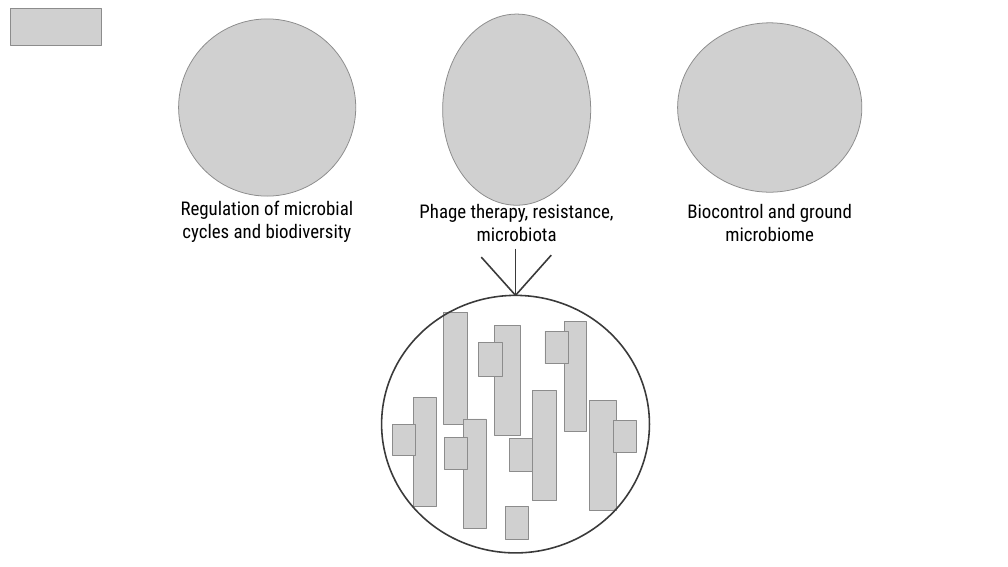
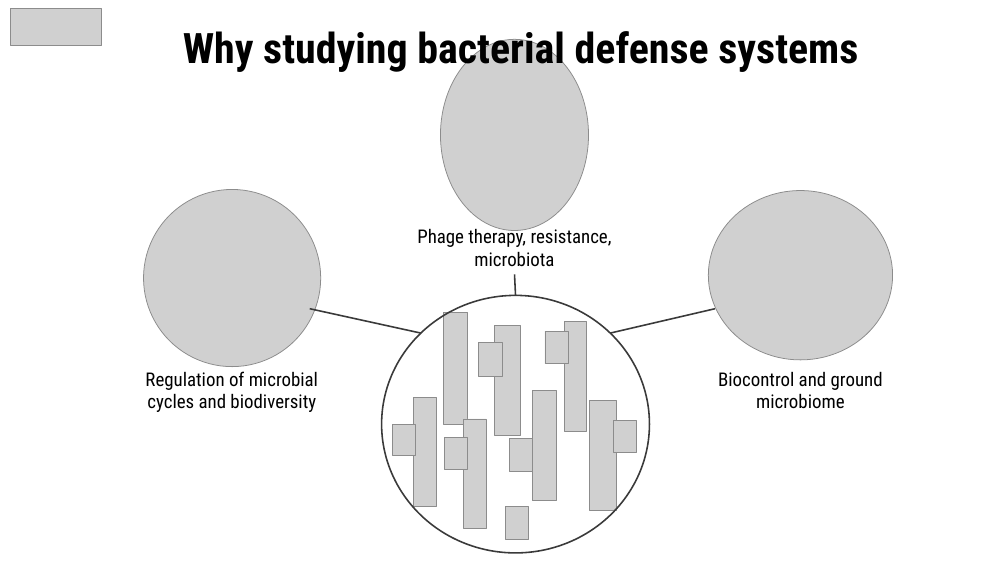
Before and after one commit to Mathilde-Roulleau/project-defense-regulation, a slide deck: slide 3 of final_presentation.pptx (slide 2 before the commit). Drawn at 1008x567 pixels with LibreOffice and Linux fonts; fonts in the diff are those of the drawing; grey boxes stand for pictures. Boxes give left, top, right and bottom in pixels: in the first picture for what was removed or moved away, otherwise in the second. Text is boxed around its words. In the diff, an @@ line names an element or a change of style, - is before the commit and + after.

```diff
--- a/final_presentation.pptx
+++ b/final_presentation.pptx
@@ text added at bbox=[183, 25, 858, 74], 40 pt, text #000000, bold @@
+Why studying bacterial defense systems
@@ picture: place and size @@
-picture at bbox=[443, 14, 591, 206]
+picture at bbox=[441, 39, 589, 231]
@@ picture: place and size @@
-picture at bbox=[178, 19, 355, 196]
+picture at bbox=[144, 190, 321, 367]
@@ picture: place and size @@
-picture at bbox=[678, 23, 862, 192]
+picture at bbox=[709, 191, 893, 360]
@@ text "Phage therapy, resistance, microbiota": place and size @@
-text "Phage therapy, resistance, microbiota" at bbox=[419, 201, 614, 242]
+text "Phage therapy, resistance, microbiota" at bbox=[417, 226, 612, 266]
@@ line moved from (516, 249) - (516, 296) to (515, 274) - (516, 296) @@
@@ line moved from (482, 257) - (516, 296) to (310, 309) - (421, 333) @@
@@ line moved from (551, 256) - (516, 296) to (715, 309) - (610, 333) @@
@@ text "Regulation of microbial cycles and ...": place and size @@
-text "Regulation of microbial cycles and ..." at bbox=[181, 200, 353, 242]
+text "Regulation of microbial cycles and ..." at bbox=[145, 371, 318, 412]
@@ text "Biocontrol and ground microbiome": place and size @@
-text "Biocontrol and ground microbiome" at bbox=[687, 203, 852, 242]
+text "Biocontrol and ground microbiome" at bbox=[718, 371, 883, 409]
```
Also in this commit, not shown: 15 other slides changed, 2 slides added, 1 slide removed, 35 other files.
